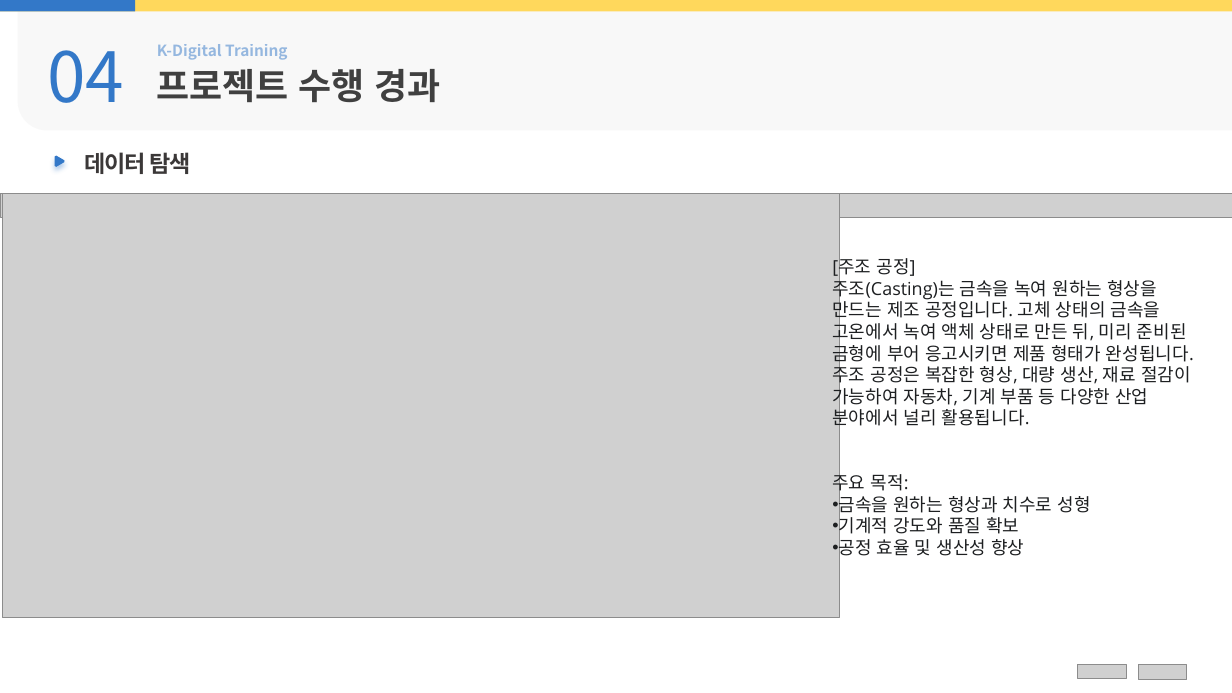
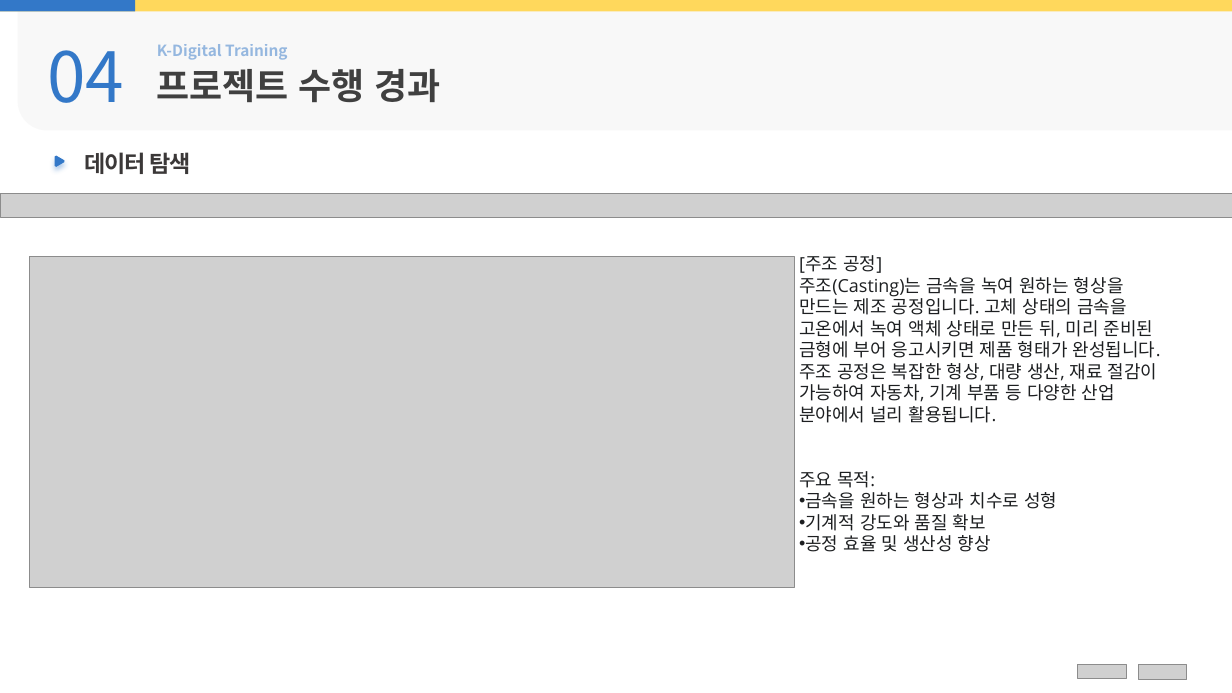
Before and after one commit to HaejinYoon/Project-1-Data-Driven-Modeling-of-the-Casting-Process, a slide deck: slide 9 of 2조 프로젝트 결과보고서.pptx. Drawn at 1232x693 pixels with LibreOffice and Linux fonts; fonts in the diff are those of the drawing; grey boxes stand for pictures; background and template pictures are left out. Boxes give left, top, right and bottom in pixels: in the first picture for what was removed or moved away, otherwise in the second. Text is boxed around its words. In the diff, an @@ line names an element or a change of style, - is before the commit and + after.

```diff
--- a/2조 프로젝트 결과보고서.pptx
+++ b/2조 프로젝트 결과보고서.pptx
@@ picture: place and size @@
-picture at bbox=[3, 194, 840, 617]
+picture at bbox=[30, 256, 795, 587]
@@ text "[주조 공정]" rewrapped from bbox=[832, 257, 1194, 559] to bbox=[799, 255, 1161, 552] @@
```
Also in this commit, not shown: 5 other slides changed, 1 other file.
